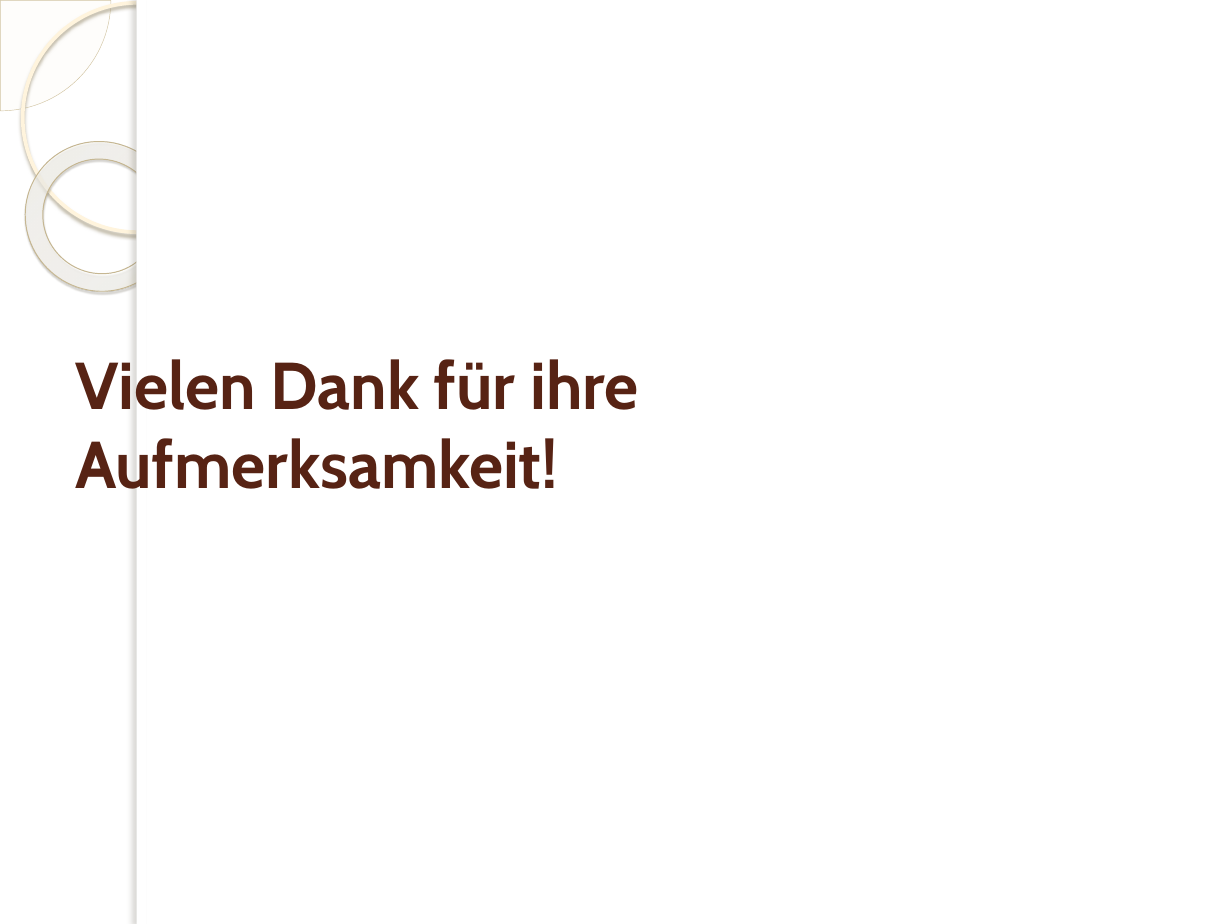
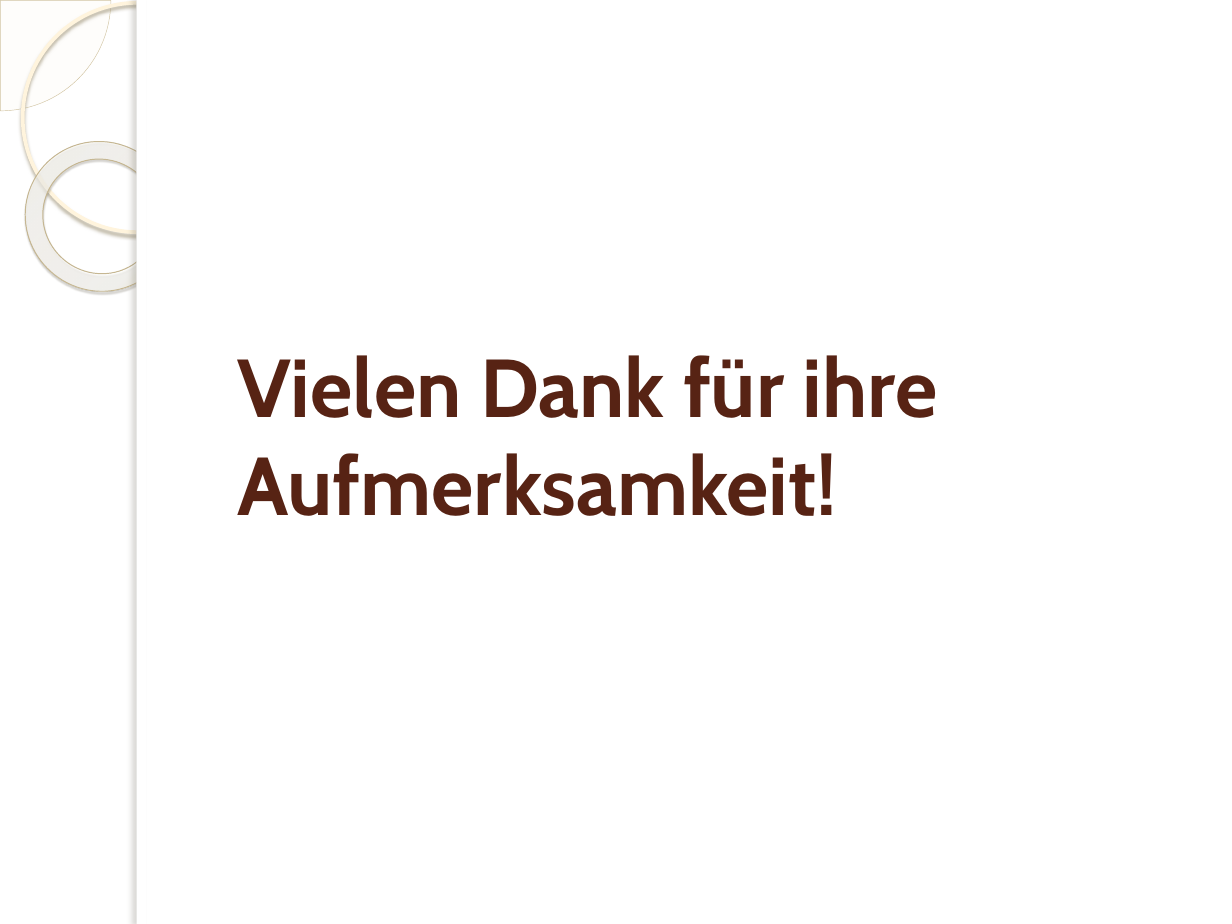
Before and after one commit to Bondzio/Stuff, a slide deck: slide 5 of Studium MW/Projektmanagement/Idee.pptx. Drawn at 1232x924 pixels with LibreOffice and Linux fonts; fonts in the diff are those of the drawing; background and template pictures are left out. Boxes give left, top, right and bottom in pixels: in the first picture for what was removed or moved away, otherwise in the second. Text is boxed around its words. In the diff, an @@ line names an element or a change of style, - is before the commit and + after.

```diff
--- a/Studium MW/Projektmanagement/Idee.pptx
+++ b/Studium MW/Projektmanagement/Idee.pptx
@@ title "Vielen Dank für ihre Aufmerksamkeit!": place and size @@
-title "Vielen Dank für ihre Aufmerksamkeit!" at [75, 359, 638, 489]
+title "Vielen Dank für ihre Aufmerksamkeit!" at [237, 355, 938, 516]
@@ title "Vielen Dank für ihre Aufmerksamkeit!" at [237, 355, 938, 516]: size 38.7 to 48 pt @@
```
Also in this commit, not shown: 4 other slides changed.
